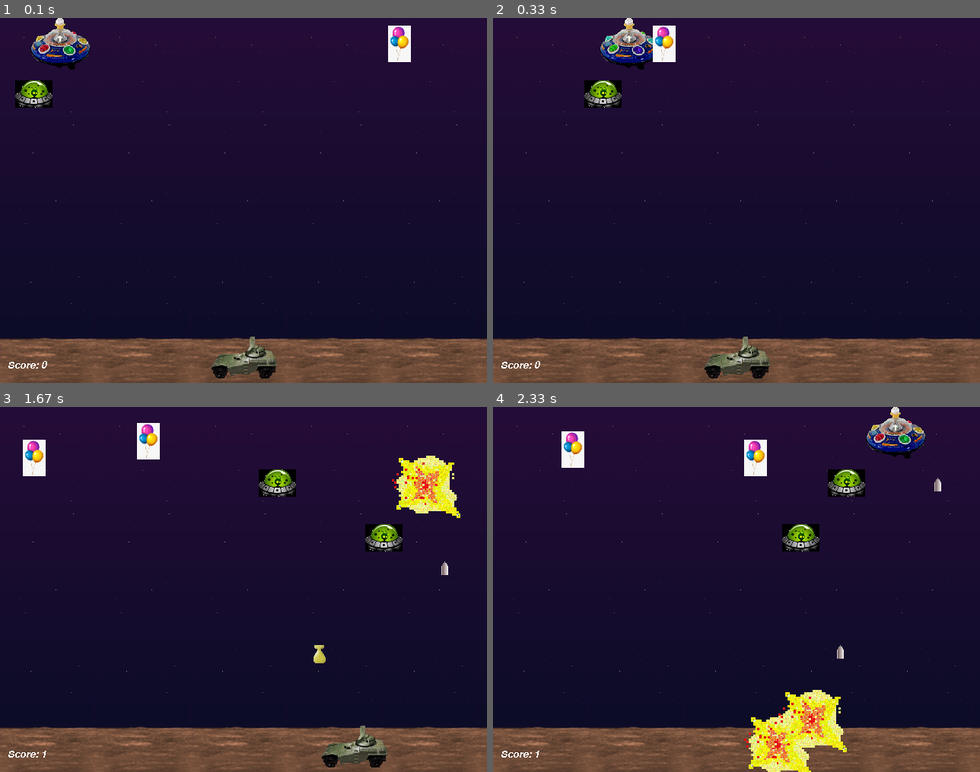
Above: before the commit, frames 1-4 (two rows, left to right).
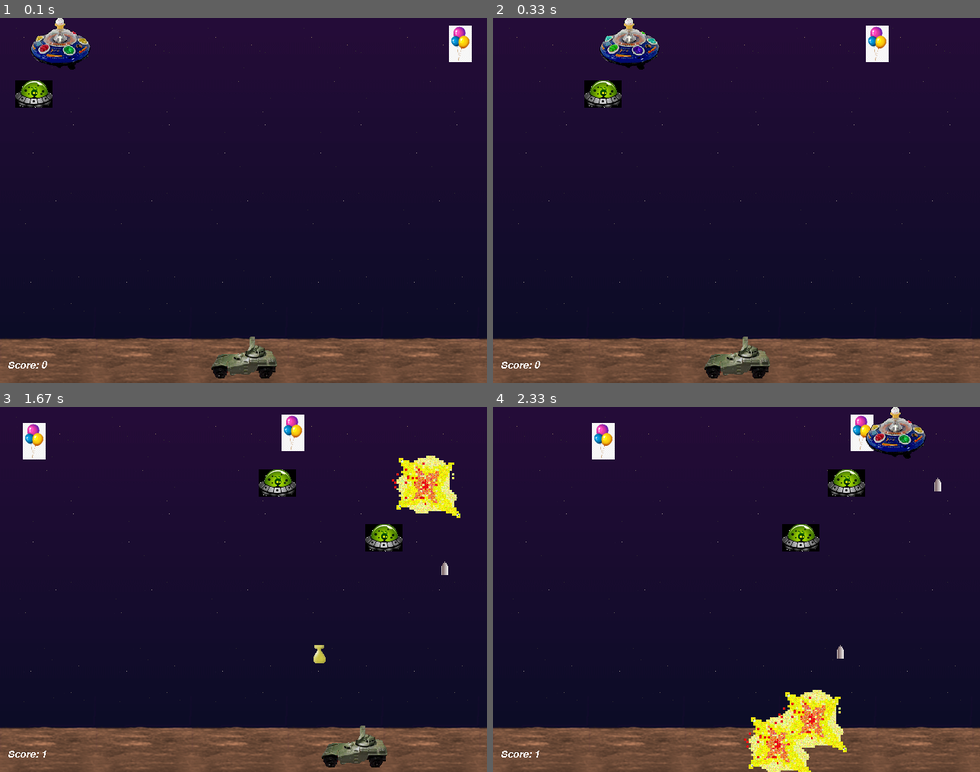
Above: after the commit, the same moments.

Repository: Arnwidh/alienpygame
Game: pygame game, started from pygame/aliens.py
The game is run twice, just before and just after one commit, with the same random seed, the same clock (stepped at 60 frames per second) and the same inputs.
Inputs:
- Up to frame 1 (0.1 s): no input
- Up to frame 2 (0.33 s): no input
- Up to frame 3 (1.67 s): hold Right 0.33-0.8 s; hold Right 0.83-1.3 s; tap Space at 0.9, 1.2, 1.4 s; tap F at 0.98 s; hold Left from 1.33 s (still down)
- Up to frame 4 (2.33 s): tap Space at 1.7, 1.97, 2.27 s; release Left at 1.87 s; hold Left 1.9-2.3 s

The runs differ from the first frame. In frame 1, 0.9% of the frame differs, in the area x 79-97%, y 2-13%; in frame 2, 0.9%; in frame 3, 1.5%; in frame 4, 1.8%, in the area x 14-79%, y 2-19%.

Commit message:
ändrade speed

Diff:
--- a/pygame/aliens.py
+++ b/pygame/aliens.py
@@ -110,7 +110,7 @@
 class Balloon(pg.sprite.Sprite):
     """A simple balloon"""
 
-    speed = 30
+    speed = 10
     animcycle = 10000
     images = []
 
